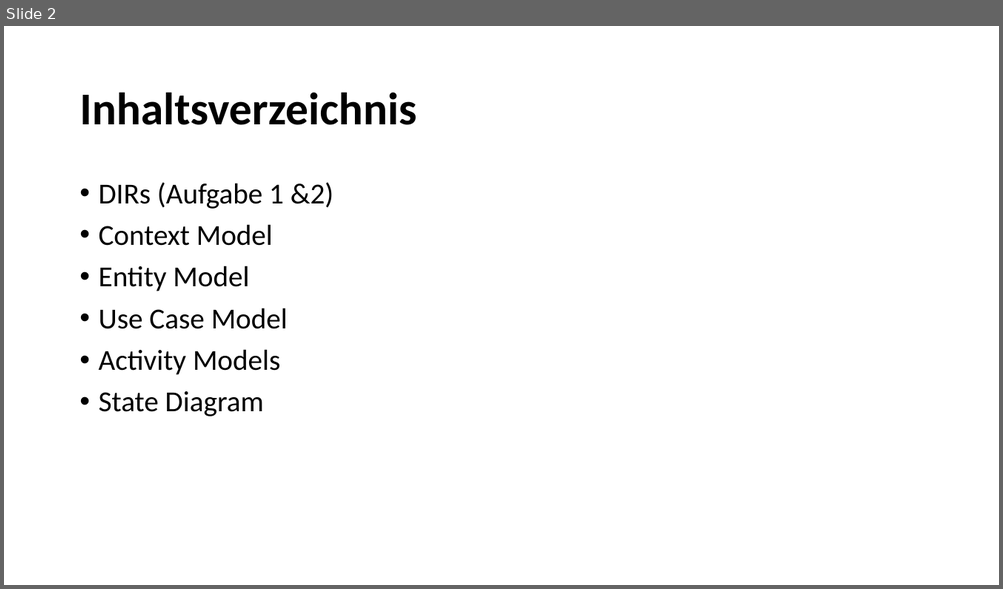
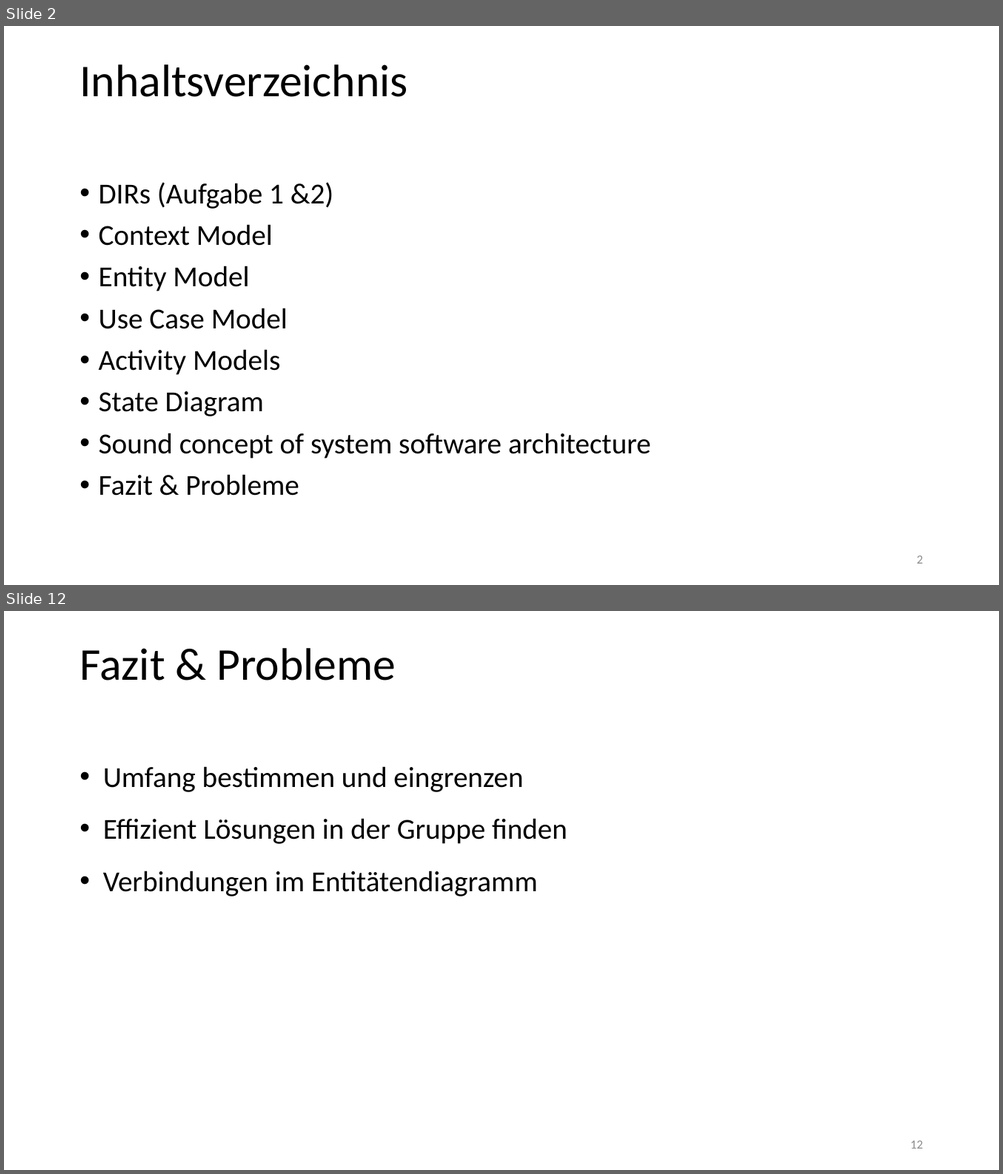
Before and after one commit to sid115/se-lab2, a slide deck: assets/presentation/presentation.pptx. Shown one above the other, each under a label of ours: slide 2 before the commit, slides 2 and 12 after it; the slides between them are not shown. The pictures are 1003x589 and 1003x1174 pixels, drawn with LibreOffice and Linux fonts; fonts in the diff are those of the drawing. Boxes give left, top, right and bottom in pixels: in the first picture for what was removed or moved away, otherwise in the second. Text is boxed around its words. In the diff, an @@ line names an element or a change of style, - is before the commit and + after.

```diff
--- a/assets/presentation/presentation.pptx
+++ b/assets/presentation/presentation.pptx
@@ slide 12 added at bbox=[4, 611, 999, 1170], background #FFFFFF @@
@@ title added at bbox=[79, 648, 395, 681], 44 pt, text #000000 @@
+Fazit & Probleme
@@ text added at bbox=[103, 766, 567, 897], 28 pt, text #000000 @@
+• Umfang bestimmen und eingrenzen
+• Effizient Lösungen in der Gruppe finden
+• Verbindungen im Entitätendiagramm
@@ page number added at bbox=[910, 1141, 922, 1149], 12 pt, text #8C8C8C @@
+12
@@ slide 2 changed as well @@
@@ title "Inhaltsverzeichnis": place and size @@
-title "Inhaltsverzeichnis" at bbox=[79, 92, 416, 125]
+title "Inhaltsverzeichnis" at bbox=[79, 64, 407, 97]
@@ title "Inhaltsverzeichnis" at bbox=[79, 64, 407, 97]: bold off @@
@@ text at bbox=[99, 433, 651, 496]: paragraphs added @@
+• Sound concept of system software architecture
+• Fazit & Probleme
@@ page number added at bbox=[916, 556, 922, 564], 12 pt, text #8C8C8C @@
+2
```
Also in this commit, not shown: 2 other slides changed, 8 other slides added, 5 slides removed, 8 other files.
